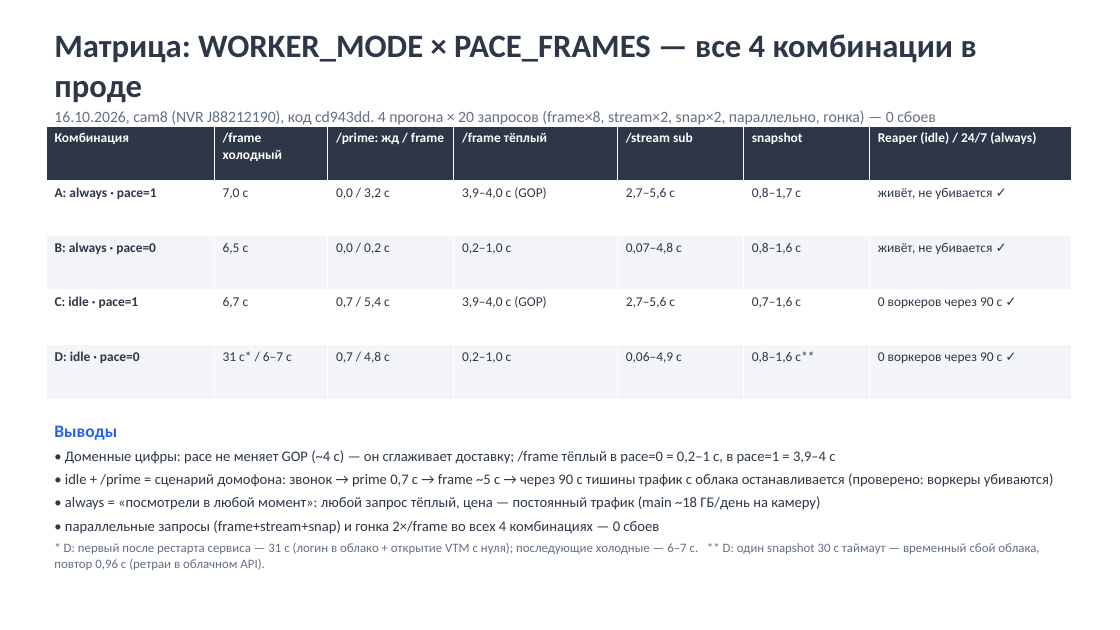
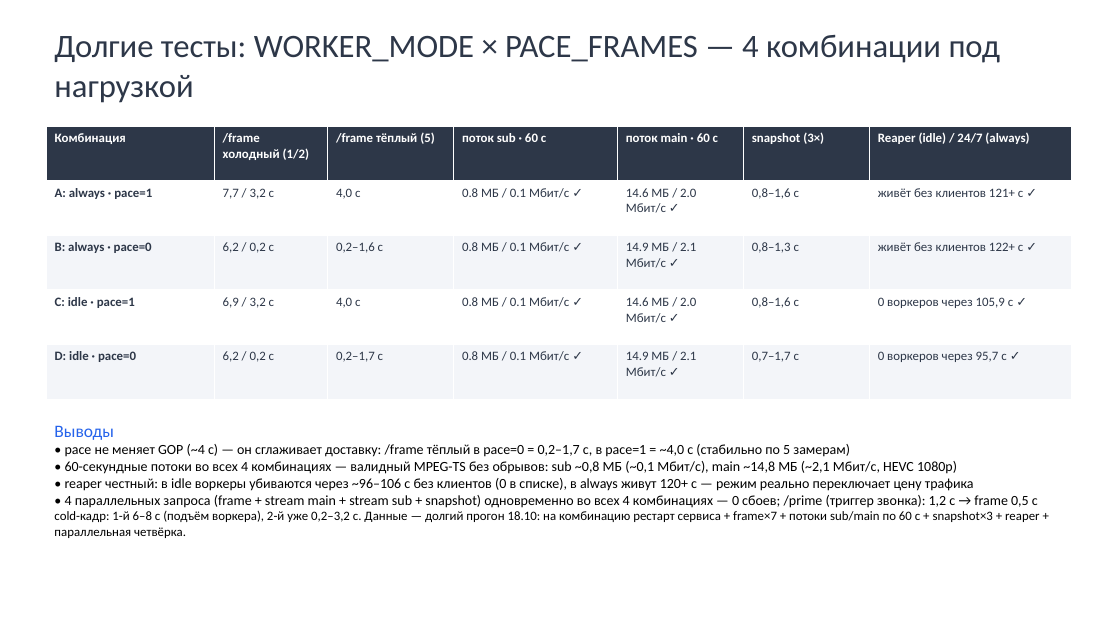
Before and after one commit to halamov/hikcloud2rtc, a slide deck: slide 16 of hikcloud2rtc.pptx. Drawn at 1120x630 pixels with LibreOffice and Linux fonts; fonts in the diff are those of the drawing. Boxes give left, top, right and bottom in pixels: in the first picture for what was removed or moved away, otherwise in the second. Text is boxed around its words. In the diff, an @@ line names an element or a change of style, - is before the commit and + after.

Commit message:
snapshot: обрезать хвост JPEG после EOI (лишний байт из hikcloudstream); презентация — долгие тесты (4 комбинации: 60с потоки, reaper, параллельно)

```diff
--- a/hikcloud2rtc.pptx
+++ b/hikcloud2rtc.pptx
@@ text at [54,35,1000,103]: text changed; size 13.5 to 28 pt; text colour #647084 to #2D3748 @@
-Матрица: WORKER_MODE × PACE_FRAMES — все 4 комбинации в проде
-16.10.2026, cam8 (NVR J88212190), код cd943dd. 4 прогона × 20 запросов (frame×8, stream×2, snap×2, параллельно, гонка) — 0 сбоев
+Долгие тесты: WORKER_MODE × PACE_FRAMES — 4 комбинации под нагрузкой
@@ table at [46,126,1071,399] @@
-row 1: Комбинация | /frame холодный | /prime: жд / frame | /frame тёплый | /stream sub | snapshot | Reaper (idle) / 24/7 (always)
+row 1: Комбинация | /frame холодный (1/2) | /frame тёплый (5) | поток sub · 60 с | поток main · 60 с | snapshot (3×) | Reaper (idle) / 24/7 (always)
-row 2: A: always · pace=1 | 7,0 с | 0,0 / 3,2 с | 3,9–4,0 с (GOP) | 2,7–5,6 с | 0,8–1,7 с | живёт, не убивается ✓
+row 2: A: always · pace=1 | 7,7 / 3,2 с | 4,0 с | 0.8 МБ / 0.1 Мбит/с ✓ | 14.6 МБ / 2.0 Мбит/с ✓ | 0,8–1,6 с | живёт без клиентов 121+ с ✓
-row 3: B: always · pace=0 | 6,5 с | 0,0 / 0,2 с | 0,2–1,0 с | 0,07–4,8 с | 0,8–1,6 с | живёт, не убивается ✓
+row 3: B: always · pace=0 | 6,2 / 0,2 с | 0,2–1,6 с | 0.8 МБ / 0.1 Мбит/с ✓ | 14.9 МБ / 2.1 Мбит/с ✓ | 0,8–1,3 с | живёт без клиентов 122+ с ✓
-row 4: C: idle · pace=1 | 6,7 с | 0,7 / 5,4 с | 3,9–4,0 с (GOP) | 2,7–5,6 с | 0,7–1,6 с | 0 воркеров через 90 с ✓
+row 4: C: idle · pace=1 | 6,9 / 3,2 с | 4,0 с | 0.8 МБ / 0.1 Мбит/с ✓ | 14.6 МБ / 2.0 Мбит/с ✓ | 0,8–1,6 с | 0 воркеров через 105,9 с ✓
-row 5: D: idle · pace=0 | 31 с* / 6–7 с | 0,7 / 4,8 с | 0,2–1,0 с | 0,06–4,9 с | 0,8–1,6 с** | 0 воркеров через 90 с ✓
+row 5: D: idle · pace=0 | 6,2 / 0,2 с | 0,2–1,7 с | 0.8 МБ / 0.1 Мбит/с ✓ | 14.9 МБ / 2.1 Мбит/с ✓ | 0,7–1,7 с | 0 воркеров через 95,7 с ✓
@@ size 11.5 to 11 pt in "Комбинация", "Reaper (idle) / 24/7 (always)", "A: always · pace=1", "B: always · pace=0" and 2 more places @@
@@ text at [54,444,1040,538]: text changed; size 12.5 to 12 pt; text colour #2D3748 to #000000 @@
-• Доменные цифры: pace не меняет GOP (~4 с) — он сглаживает доставку; /frame тёплый в pace=0 = 0,2–1 с, в pace=1 = 3,9–4 с
-• idle + /prime = сценарий домофона: звонок → prime 0,7 с → frame ~5 с → через 90 с тишины трафик с облака останавливается (проверено: воркеры убиваются)
-• always = «посмотрели в любой момент»: любой запрос тёплый, цена — постоянный трафик (main ~18 ГБ/день на камеру)
-• параллельные запросы (frame+stream+snap) и гонка 2×/frame во всех 4 комбинациях — 0 сбоев
-* D: первый после рестарта сервиса — 31 с (логин в облако + открытие VTM с нуля); последующие холодные — 6–7 с. ** D: один snapshot 30 с таймаут — временный сбой облака, повтор 0,96 с (ретраи в облачном API).
+• pace не меняет GOP (~4 с) — он сглаживает доставку: /frame тёплый в pace=0 = 0,2–1,7 с, в pace=1 = ~4,0 с (стабильно по 5 замерам)
+• 60-секундные потоки во всех 4 комбинациях — валидный MPEG-TS без обрывов: sub ~0,8 МБ (~0,1 Мбит/с), main ~14,8 МБ (~2,1 Мбит/с, HEVC 1080p)
+• reaper честный: в idle воркеры убиваются через ~96–106 с без клиентов (0 в списке), в always живут 120+ с — режим реально переключает цену трафика
+• 4 параллельных запроса (frame + stream main + stream sub + snapshot) одновременно во всех 4 комбинациях — 0 сбоев; /prime (триггер звонка): 1,2 с → frame 0,5 с
+cold-кадр: 1-й 6–8 с (подъём воркера), 2-й уже 0,2–3,2 с. Данные — долгий прогон 18.10: на комбинацию рестарт сервиса + frame×7 + потоки sub/main по 60 с + snapshot×3 + reaper + параллельная четвёрка.
@@ text at [54,425,114,440]: bold off in "Выводы"; less space between paragraphs @@
```
Also in this commit, not shown: 2 other slides changed, 1 other file.
